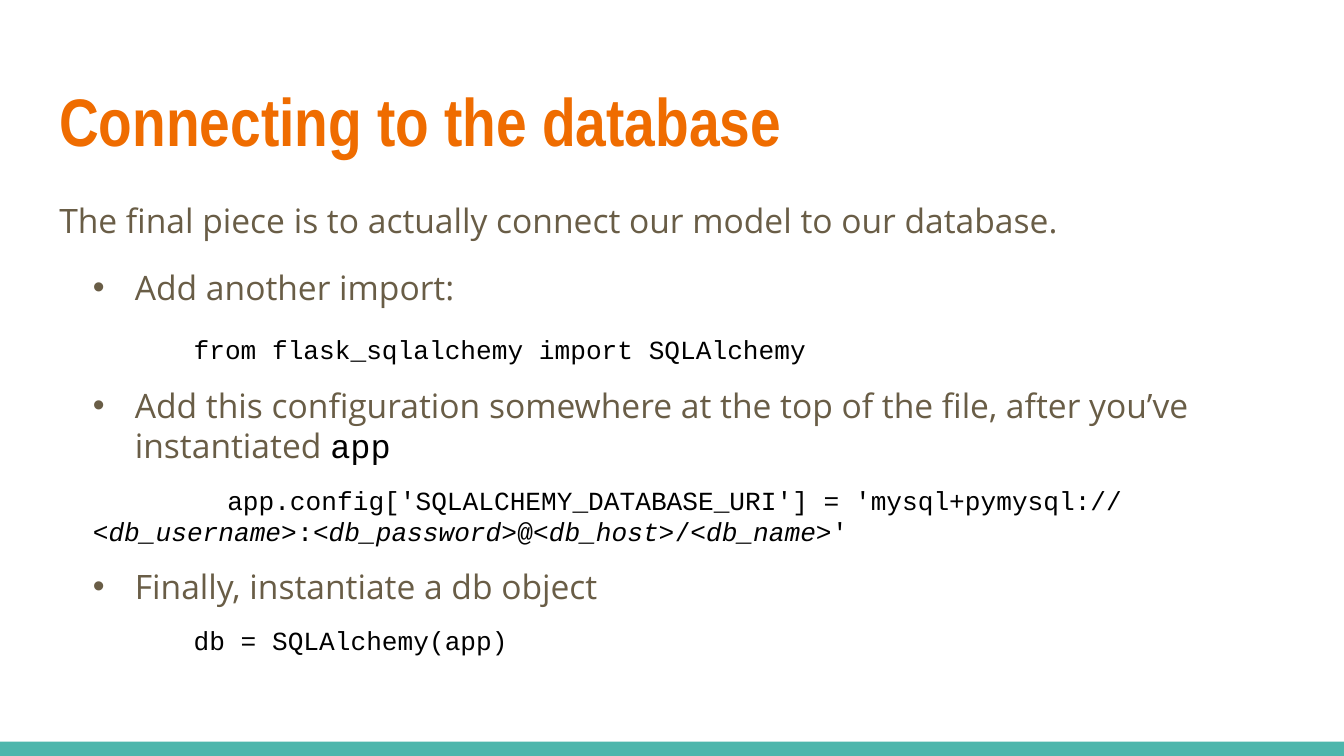
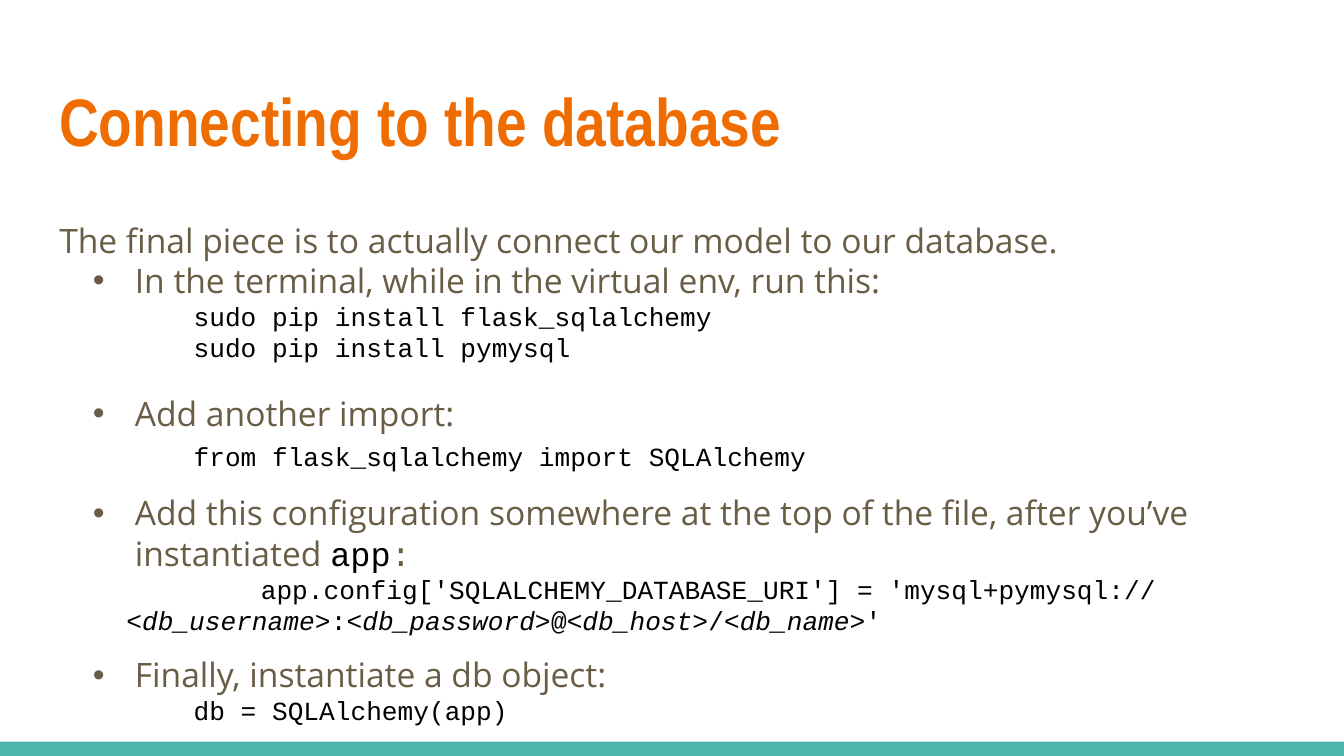
Before and after one commit to linkedin/high-school-trainee, a slide deck: slide 6 of Week_5/Lectures/5.2_ORM.pptx. Drawn at 1344x756 pixels with LibreOffice and Linux fonts; fonts in the diff are those of the drawing. Boxes give left, top, right and bottom in pixels: in the first picture for what was removed or moved away, otherwise in the second. Text is boxed around its words. In the diff, an @@ line names an element or a change of style, - is before the commit and + after.

```diff
--- a/Week_5/Lectures/5.2_ORM.pptx
+++ b/Week_5/Lectures/5.2_ORM.pptx
@@ text at (59, 227, 1156, 636): line spacing 1 to 1.5; less space between paragraphs; indent changed @@
@@ text at (135, 267, 880, 363): paragraphs added @@
+• In the terminal, while in the virtual env, run this:
+sudo pip install flask_sqlalchemy
+sudo pip install pymysql
@@ text at (135, 499, 1188, 573): text changed @@
-• Add this configuration somewhere at the top of the file, after you’ve instantiated app
+• Add this configuration somewhere at the top of the file, after you’ve instantiated app:
@@ text at (249, 661, 492, 688): text changed @@
-• Finally, instantiate a db object
+• Finally, instantiate a db object:
```
Also in this commit, not shown: 2 other slides changed, 6 other files.
